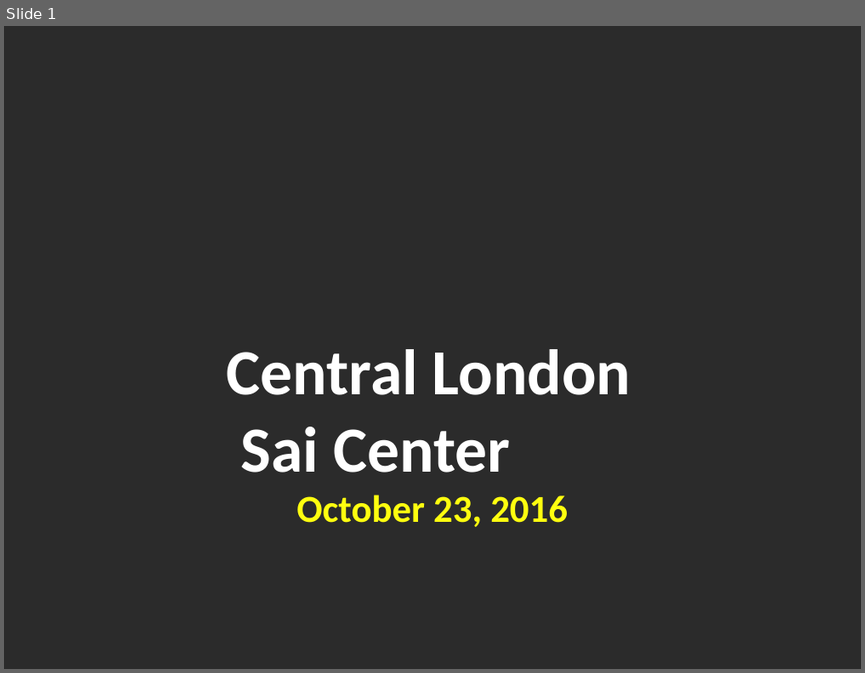
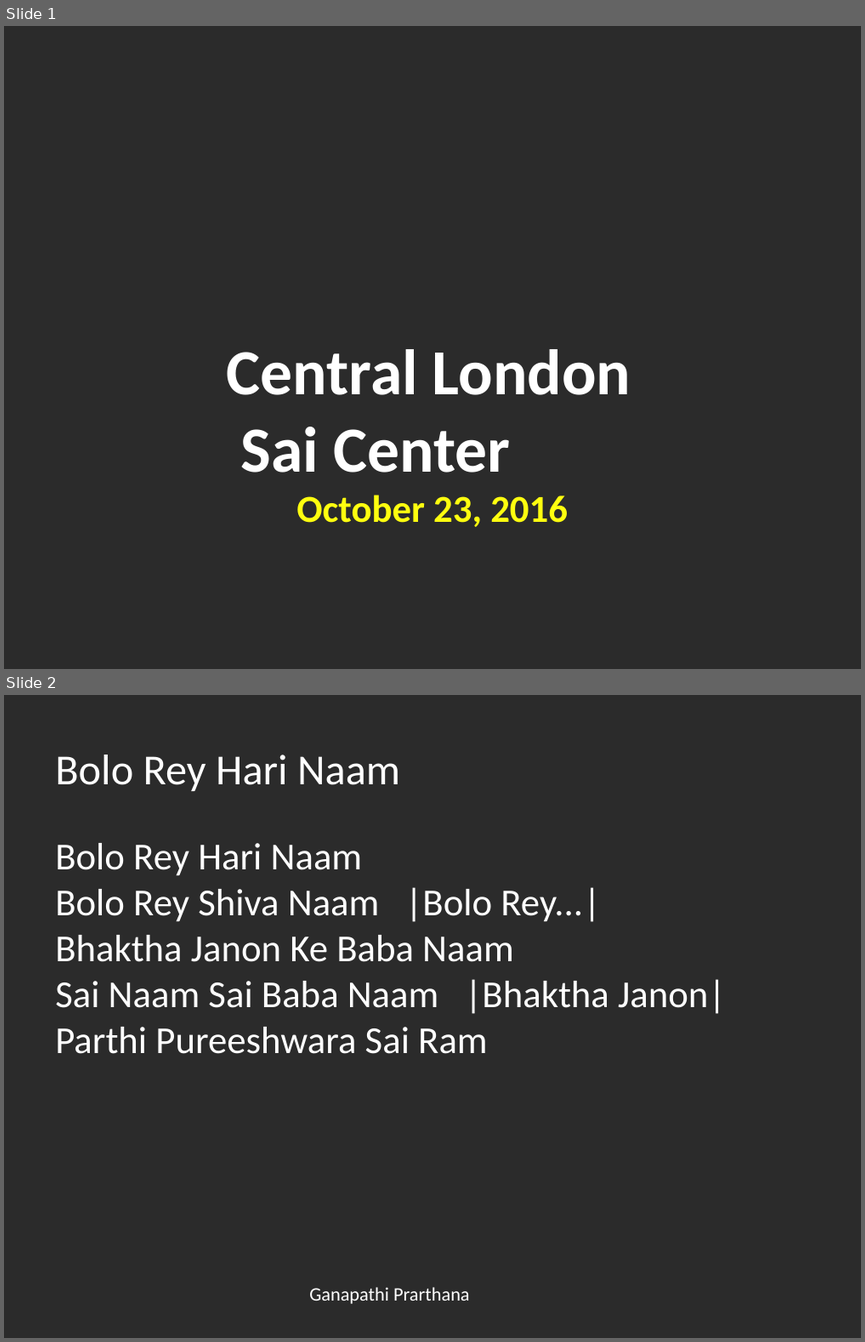
Before and after one commit to riteshreddyr/bhajanpresentationmaker, a slide deck: generated_ppts/bhajans.pptx. Shown one above the other, each under a label of ours: slide 1 before the commit, slides 1 and 2 after it. The pictures are 865x673 and 865x1342 pixels, drawn with LibreOffice and Linux fonts; fonts in the diff are those of the drawing; background and template pictures are left out; a plain dark background stands for a picture behind light text. Boxes give left, top, right and bottom in pixels: in the first picture for what was removed or moved away, otherwise in the second. Text is boxed around its words. In the diff, an @@ line names an element or a change of style, - is before the commit and + after.

Commit message:
Change experimental presentation manager templating to be more specific.
Fixes bug where text was being cut off it it included braces (escaping
issue)

```diff
--- a/generated_ppts/bhajans.pptx
+++ b/generated_ppts/bhajans.pptx
@@ slide 2 added at [4,695,861,1338], background picture (left out) @@
@@ text added at [55,755,400,791], 36 pt, text #FFFFFF @@
+Bolo Rey Hari Naam
@@ text added at [55,843,726,1054], 32 pt, text #FFFFFF @@
+Bolo Rey Hari Naam
+Bolo Rey Shiva Naam |Bolo Rey...|
+Bhaktha Janon Ke Baba Naam
+Sai Naam Sai Baba Naam |Bhaktha Janon|
+Parthi Pureeshwara Sai Ram
@@ text added at [309,1287,470,1304], 16 pt, text #FFFFFF @@
+Ganapathi Prarthana
```
Also in this commit, not shown: 3 other slides added, 2 slides removed, 1 other file.
